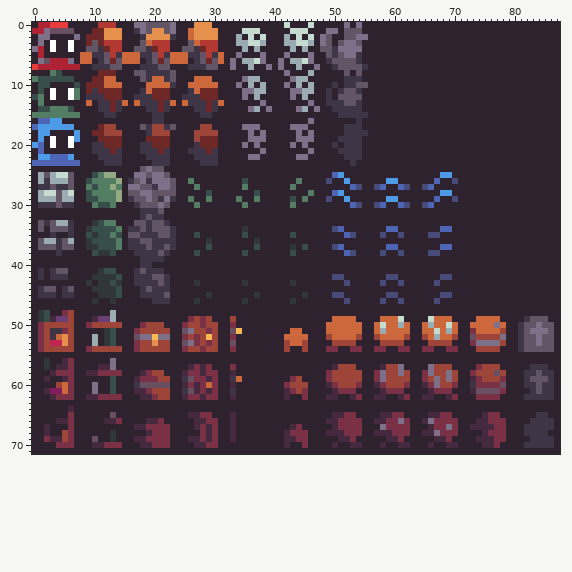
Sprite sheet, stored at assets/trinity.png. Above is the file before it was changed.
The file is 88x72 pixels.
After the commit:
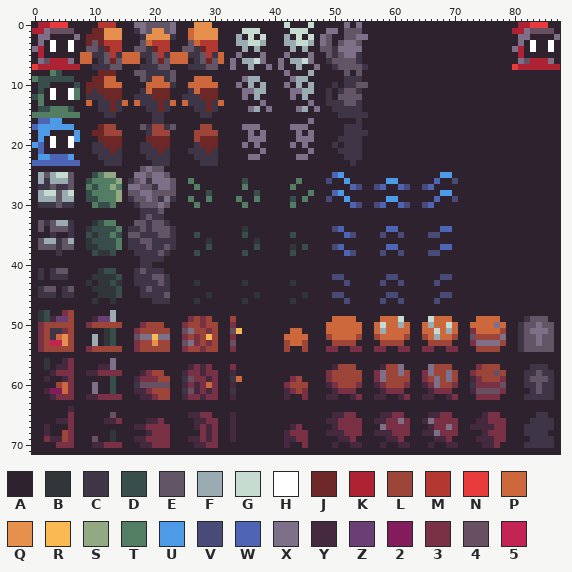
Palette (. is transparent): A #2e222f  B #313638  C #3e3546  D #374e4a  E #625565  F #9babb2  G #c7dcd0  H #ffffff  J #6e2727  K #ae2334  L #9e4539  M #b33831  N #e83b3b  P #cd683d  Q #e6904e  R #fbb954  S #92a984  T #547e64  U #4d9be6  V #484a77  W #4d65b4  X #7f708a  Y #45293f  Z #6b3e75  2 #831c5d  3 #7a3045  4 #694f62  5 #c32454
Diff:
The edit turns colour A into colour 4 in row 1 at x 83 to 86; in row 6 at x 82.
The edit turns colour A into colour H in rows 3 to 4 at x 83 and 86.
The edit turns colour A into colour K in row 0 at x 81 to 82; in row 1 at x 80 to 81; in rows 4 to 5 at x 81; in row 6 at x 83 to 85; in row 7 at x 81 to 87.
The edit turns colour A into colour N in row 0 at x 83 to 85; in row 7 at x 80.
The edit turns colour A into colour X in row 1 at x 82; in row 2 at x 81 to 82 and 87; in row 3 at x 81; in row 4 at x 80; in row 6 at x 81 and 86.
Boxes around the changes in both pictures, in picture pixels (x1, y1, x2, y2):
changed: (512, 22, 560, 70)
